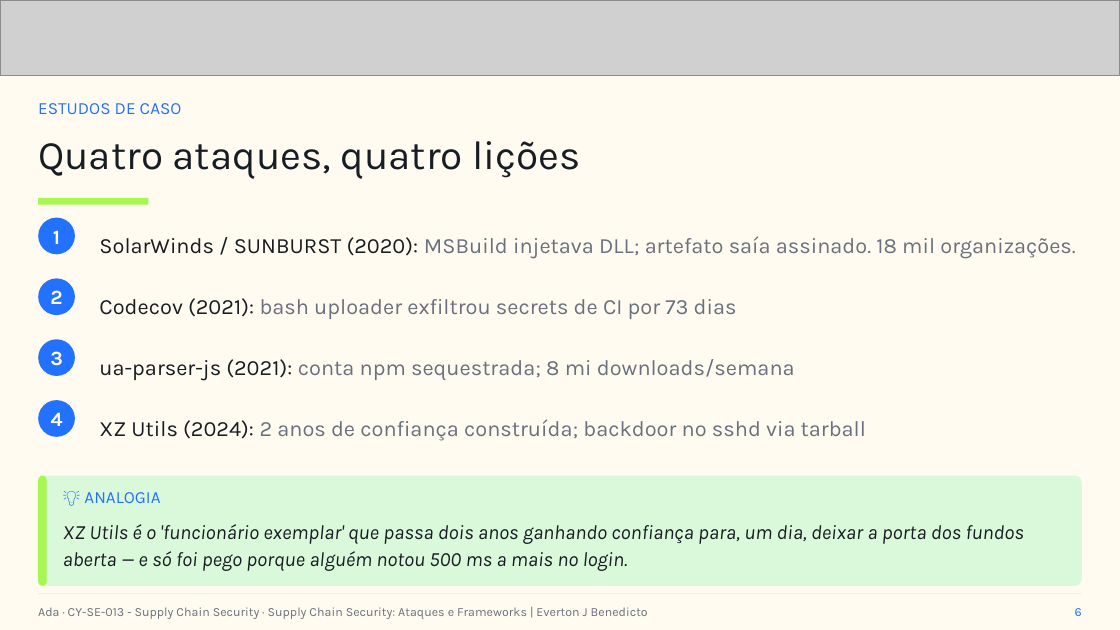
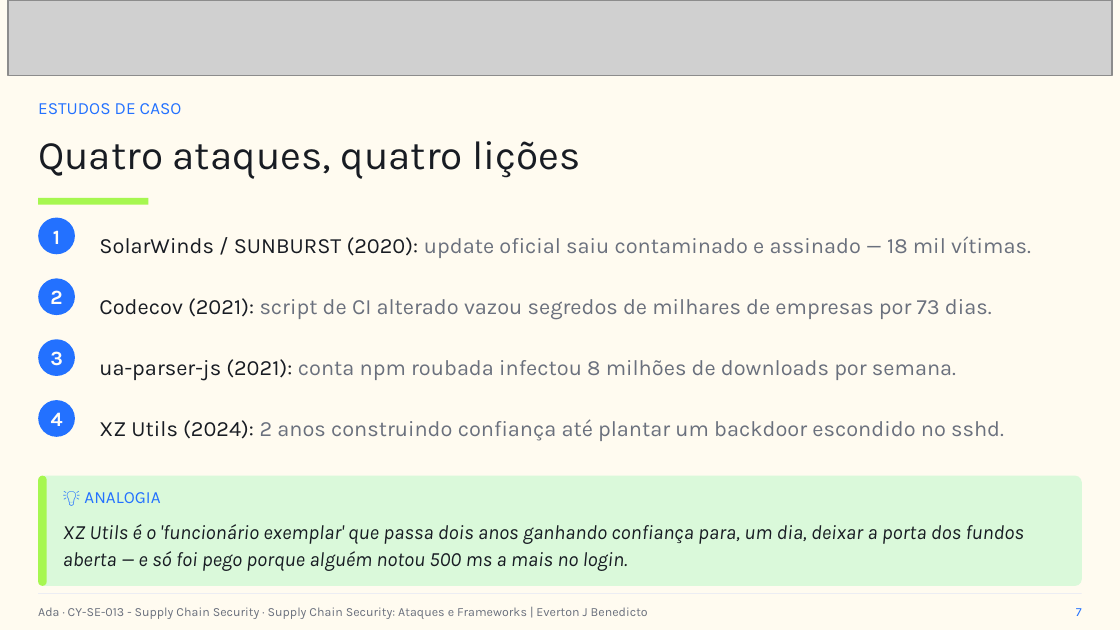
Before and after one commit to everton-dev/AdaTech.Aulas, a slide deck: slide 7 of CY-SE-013 - Supply Chain Security/slides/Aula_06_Supply_Chain_Security_Ataques_e_Frameworks.pptx (slide 6 before the commit). Drawn at 1120x630 pixels with LibreOffice and Linux fonts; fonts in the diff are those of the drawing; grey boxes stand for pictures. Boxes give left, top, right and bottom in pixels: in the first picture for what was removed or moved away, otherwise in the second. Text is boxed around its words. In the diff, an @@ line names an element or a change of style, - is before the commit and + after.

```diff
--- a/CY-SE-013 - Supply Chain Security/slides/Aula_06_Supply_Chain_Security_Ataques_e_Frameworks.pptx
+++ b/CY-SE-013 - Supply Chain Security/slides/Aula_06_Supply_Chain_Security_Ataques_e_Frameworks.pptx
@@ picture: place and size @@
-picture at (0,0,1120,75)
+picture at (8,0,1112,75)
@@ text at (99,236,1031,258): text changed @@
-SolarWinds / SUNBURST (2020): MSBuild injetava DLL; artefato saía assinado. 18 mil organizações.
+SolarWinds / SUNBURST (2020): update oficial saiu contaminado e assinado — 18 mil vítimas.
@@ text at (99,298,992,320): text changed @@
-Codecov (2021): bash uploader exfiltrou secrets de CI por 73 dias
+Codecov (2021): script de CI alterado vazou segredos de milhares de empresas por 73 dias.
@@ text at (99,359,956,381): text changed @@
-ua-parser-js (2021): conta npm sequestrada; 8 mi downloads/semana
+ua-parser-js (2021): conta npm roubada infectou 8 milhões de downloads por semana.
@@ text at (99,419,1004,441): text changed @@
-XZ Utils (2024): 2 anos de confiança construída; backdoor no sshd via tarball
+XZ Utils (2024): 2 anos construindo confiança até plantar um backdoor escondido no sshd.
@@ text at (1076,608,1082,616): text changed @@
-6
+7
```
Also in this commit, not shown: 12 other slides changed, 4 slides added.
